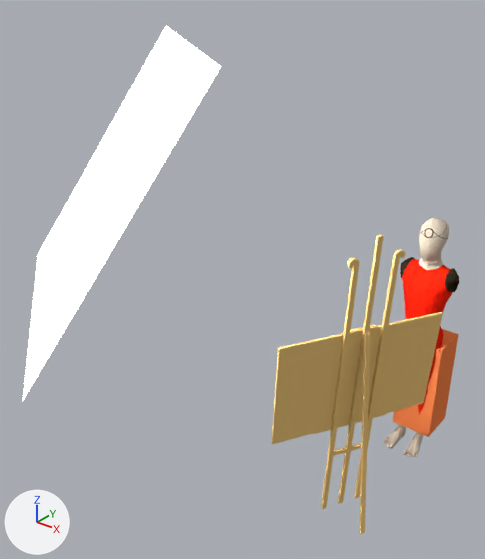
What one commit did to the Blender file Modelli/Profeta/profeta_v1.blend.
Before and after are seen from a 50 mm lens placed at (10.8, -27.1, 22.9), pointed at (-5.2, -7.1, 10.5). The axes (+X, +Y, +Z) are drawn at lower left. The lights are the same throughout.

Names of what the first picture shows: 'Cube', 'Lavagna', 'Luce', 'Profeta'.
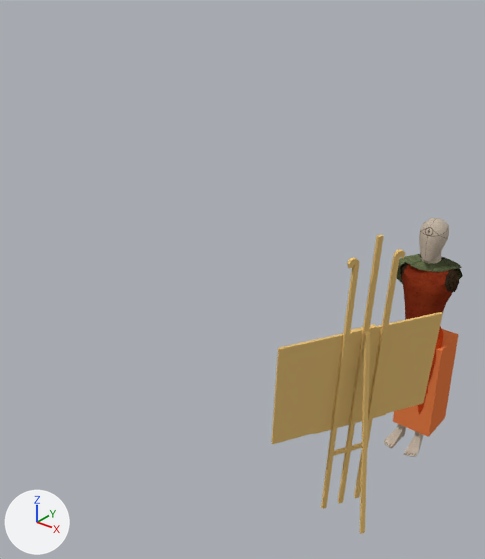
Commit message: Con nuove spalline

What differs and where, as boxes (x1, y1, x2, y2) in the pictures (485 x 559 px; the box of a moved part takes in the faces that stretch with it):
'Luce', hidden
    before: (22, 26, 221, 402)
'Profeta', surface changed (red to brown)
    both: (383, 218, 459, 457)
'Spallina', added (green)
    after: (397, 254, 463, 284)
part 1 of me_profeta, built on
    both: (405, 304, 446, 320)
part 2 of me_profeta, moved or reshaped
    both: (430, 337, 443, 373)
part 3 of me_profeta, moved or reshaped
    both: (423, 225, 434, 261)
part 4 of me_profeta, surface changed
    both: (383, 218, 459, 456)

Edits to the bpy script that builds the scene:
```text
Add img_profeta_v1_txt1_png:
    img_profeta_v1_txt1_png = load_image('profeta_v1_TXT1.png', '../Textures/profeta_v1_TXT1.png', 1024, 1024, 'sRGB')
Add img_profeta_v1_txt1_spallina_png:
    img_profeta_v1_txt1_spallina_png = load_image('profeta_v1_TXT1_spallina.png', '../Textures/profeta_v1_TXT1_spallina.png', 1024, 1024, 'sRGB')
Change mat_material:
    mat_material.texture: img_profeta_v1_uv_txt_png -> img_profeta_v1_txt1_png
Add mat_material_004:
    mat_material_004 = diffuse_material('Material.004')
    mat_material_004.texture = img_profeta_v1_txt1_spallina_png
Change me_profeta:
    used by ob_profeta; location = (0.0, 0.0, 0.0)
    verts and faces of me_profeta; kept vertices keep their numbers, new ones are numbered from 808
    before: 254 (0.86, -0.35, 5.62) at pixel (432, 358), 255 (1.07, 0.05, 5.62), 256 (0.9, 0.45, 5.62), 257 (0.38, 0.66, 5.61), 258 (0.54, -0.47, 5.62)
    before: 334 (0.19, -0.3, 5.65), 338 (0.04, 0.31, 5.67), 637 (-0.86, -0.35, 5.62), 638 (-1.07, 0.05, 5.62), 639 (-0.9, 0.45, 5.62)
    before: 640 (-0.38, 0.66, 5.61), 641 (-0.54, -0.47, 5.62), 742 (-0.19, -0.3, 5.65), 747 (-0.04, 0.31, 5.67)
    before: 684 (0.0, -0.67, 10.58) at pixel (424, 261), 686 (0.0, -0.74, 11.45) at pixel (426, 243), 688 (0.0, -0.6, 12.0) at pixel (428, 230), 803 (0.0, -0.69, 11.72) at pixel (427, 237)
    remove me_profeta.from_pydata(...)  # 808 vertices, 806 faces; spans x -1.42..1.42, y -1.02..0.95, z 0.0..12.38
    add me_profeta.from_pydata(...)  # 888 vertices, 886 faces; spans x -1.42..1.42, y -1.02..0.95, z 0.0..12.38
    me_profeta part 1
    12 faces are deleted
    12 vertices are added at x -0.87..0.87, y -0.73..0.73, z 7.52..7.77
    24 new faces join them
    me_profeta part 2
    add verts[254] = (0.86, -0.35, 5.67)  # moved, pixel (432, 357)
    add verts[637] = (-0.86, -0.35, 5.67)  # moved
    add verts[255] = (1.07, 0.04, 5.62)  # moved
    add verts[638] = (-1.07, 0.04, 5.62)  # moved
    add verts[256] = (0.9, 0.44, 5.57)  # moved
    add verts[639] = (-0.9, 0.44, 5.57)  # moved
    add verts[257] = (0.38, 0.65, 5.54)  # moved
    add verts[640] = (-0.38, 0.65, 5.54)  # moved
    add verts[258] = (0.54, -0.48, 5.68)  # moved
    add verts[641] = (-0.54, -0.48, 5.68)  # moved
    add verts[334] = (0.19, -0.3, 5.69)  # moved
    add verts[742] = (-0.19, -0.3, 5.69)  # moved
    add verts[338] = (0.04, 0.31, 5.64)  # moved
    add verts[747] = (-0.04, 0.31, 5.64)  # moved
    me_profeta part 3
    add for i in [684, 686, 803]: verts[i] += (0.0, 0.05, 0.0)
    add verts[688] = (0.0, -0.57, 12.0)  # moved, pixel (429, 230)
    me_profeta part 4: 510 kept faces spanning x -1.42..1.42, y -1.02..0.9, z 0.0..12.38 get new texture (UV) coordinates
Add me_plane_003:
    me_plane_003.from_pydata(...)  # 82 vertices, 60 faces; spans x -1.57..1.48, y -0.71..1.0, z -2.19..0.07
    me_plane_003.polygons.foreach_set('use_smooth', [True] * 60)
    me_plane_003.materials.append(mat_material_004)  # picture img_profeta_v1_txt1_spallina_png
Change ob_luce:
    add ob_luce.hide_viewport = True
Add ob_spallina:
    ob_spallina = bpy.data.objects.new('Spallina', me_plane_003)
    ob_spallina.location = (-0.06, 0.2, 10.38)
    ob_spallina.rotation_euler = (0.0, 0.0, 0.325)  # degrees (0, 0, 19)
```
